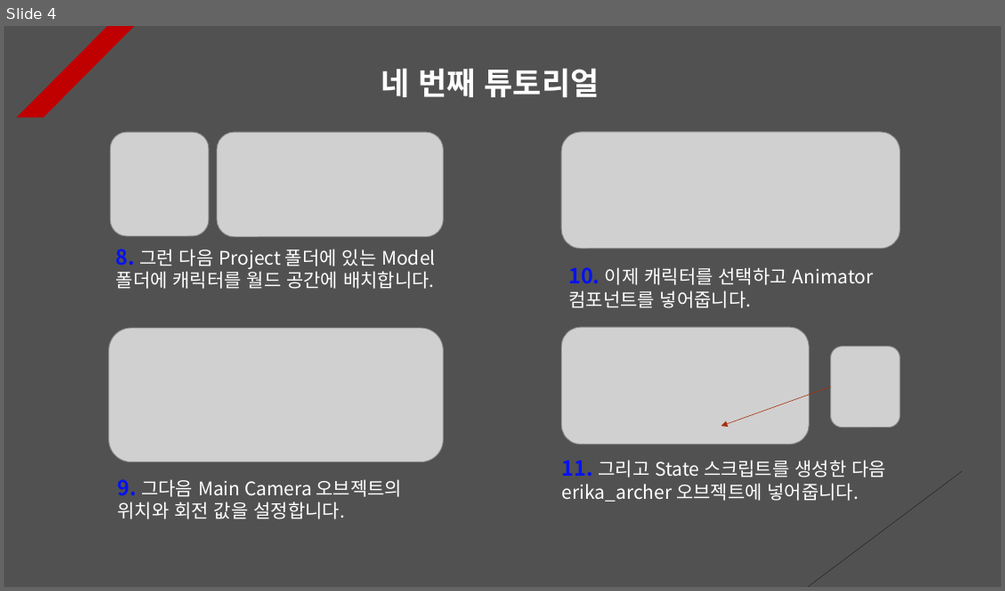
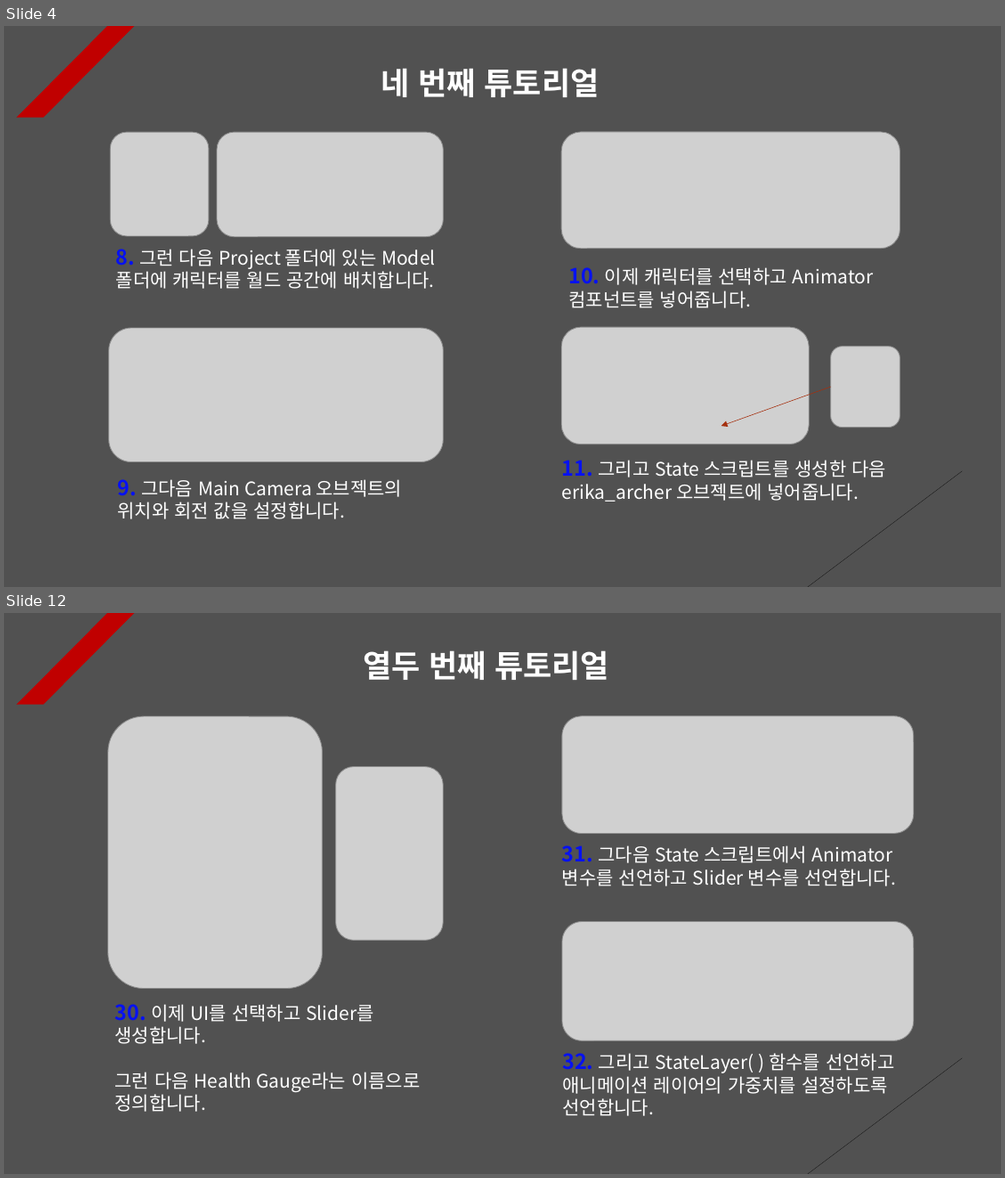
Before and after one commit to Unity2033/3D-UnityEngine, a slide deck: Assets/Class/Animation Layer/PPT Data/Animation Layer Example.pptx. Shown one above the other, each under a label of ours: slide 4 before the commit, slides 4 and 12 after it; the slides between them are not shown. The pictures are 1005x591 and 1005x1178 pixels, drawn with LibreOffice and Linux fonts; fonts in the diff are those of the drawing; grey boxes stand for pictures. Boxes give left, top, right and bottom in pixels: in the first picture for what was removed or moved away, otherwise in the second. Text is boxed around its words. In the diff, an @@ line names an element or a change of style, - is before the commit and + after.

```diff
--- a/Assets/Class/Animation Layer/PPT Data/Animation Layer Example.pptx
+++ b/Assets/Class/Animation Layer/PPT Data/Animation Layer Example.pptx
@@ slide 12 added at (4,613,1001,1174), background #515151; not listed: 2 template elements that a slide beside it also shows @@
@@ text added at (363,650,609,680), 30 pt, text #FFFFFF, bold @@
+열두 번째 튜토리얼
@@ picture added at (108,716,322,989) @@
@@ picture added at (562,716,914,834) @@
@@ picture added at (336,766,444,940) @@
@@ text added at (562,845,896,886), 18 pt, text #FFFFFF @@
+31. 그다음 State 스크립트에서 Animator 변수를 선언하고 Slider 변수를 선언합니다.
@@ picture added at (562,922,914,1041) @@
@@ text added at (115,1004,420,1111), 18 pt, text #FFFFFF @@
+30. 이제 UI를 선택하고 Slider를 생성합니다.
+그런 다음 Health Gauge라는 이름으로 정의합니다.
@@ text added at (562,1053,894,1116), 18 pt, text #FFFFFF @@
+32. 그리고 StateLayer( ) 함수를 선언하고 애니메이션 레이어의 가중치를 설정하도록 선언합니다.
```
Also in this commit, not shown: 1 slide changed, 7 other slides added, 12 other files.
